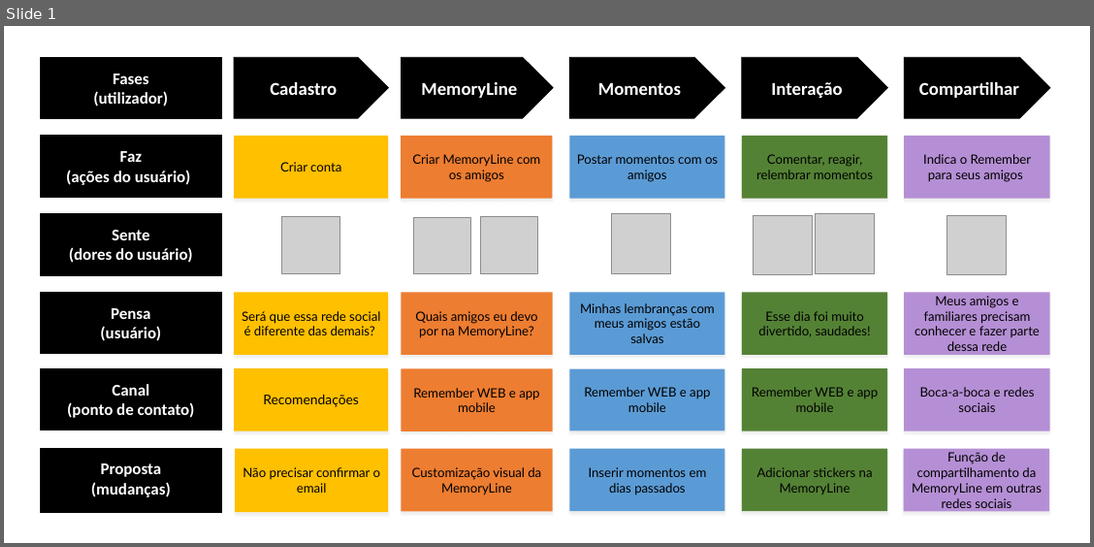
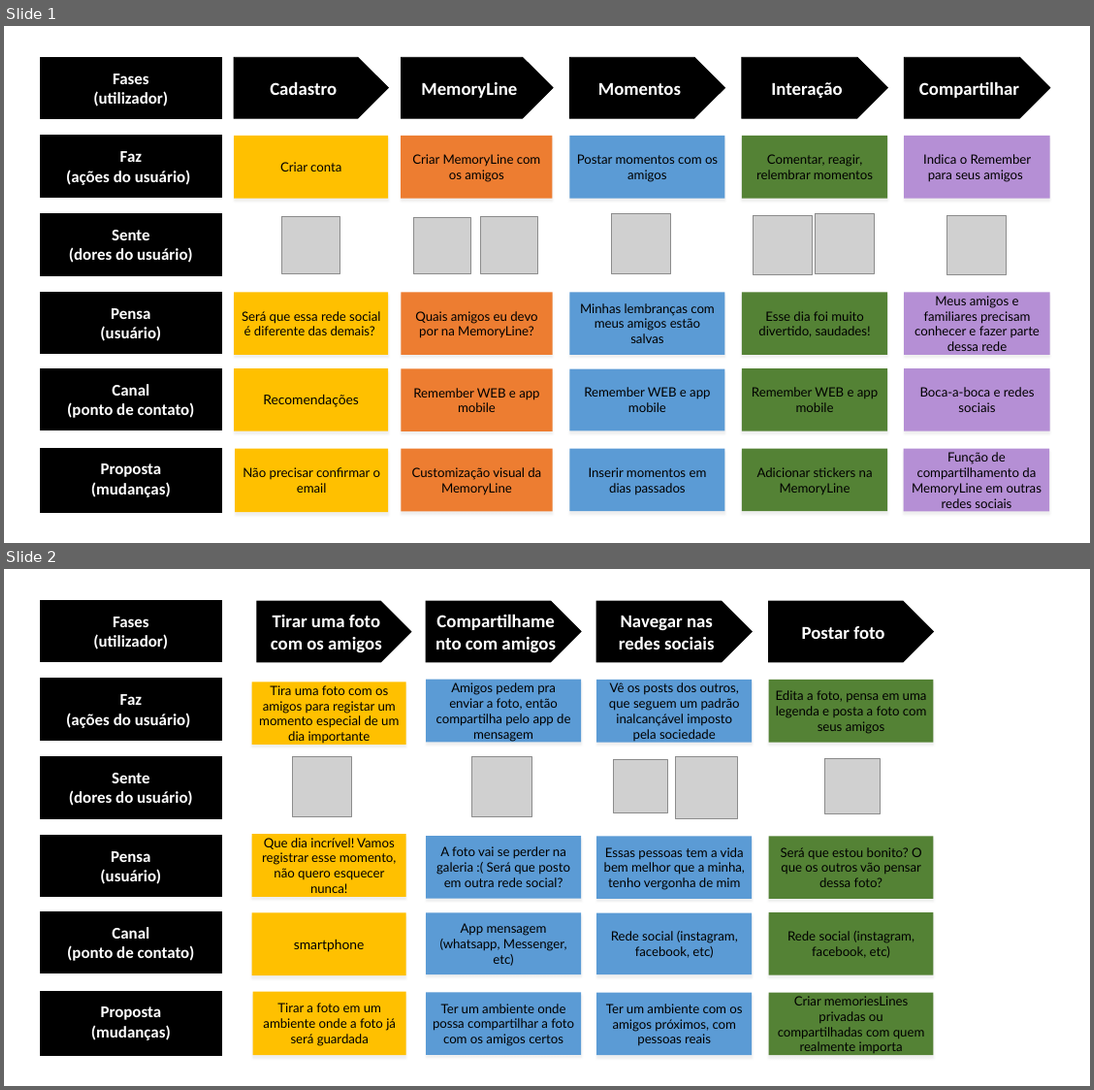
Before and after one commit to YudiG12/hxh-etc, a slide deck: JornadaUsuarioRemember.pptx. Shown one above the other, each under a label of ours: slide 1 before the commit, slides 1 and 2 after it. The pictures are 1094x547 and 1094x1090 pixels, drawn with LibreOffice and Linux fonts; fonts in the diff are those of the drawing; grey boxes stand for pictures. Boxes give left, top, right and bottom in pixels: in the first picture for what was removed or moved away, otherwise in the second. Text is boxed around its words. In the diff, an @@ line names an element or a change of style, - is before the commit and + after.

Commit message:
jornada

```diff
--- a/JornadaUsuarioRemember.pptx
+++ b/JornadaUsuarioRemember.pptx
@@ slide 2 added at box(4, 569, 1090, 1086), background #FFFFFF @@
@@ pentagon arrow added at box(257, 601, 411, 662), fill #000000, outline #000000 1 pt, 19.1 pt, text #FFFFFF, bold @@
+Tirar uma foto com os amigos
@@ pentagon arrow added at box(426, 601, 581, 662), fill #000000, outline #000000 1 pt, 19.1 pt, text #FFFFFF, bold @@
+Compartilhamento com amigos
@@ pentagon arrow added at box(597, 601, 752, 662), fill #000000, outline #000000 1 pt, 19.1 pt, text #FFFFFF, bold @@
+Navegar nas redes sociais
@@ pentagon arrow added at box(769, 601, 934, 662), fill #000000, outline #000000 1 pt, 19.1 pt, text #FFFFFF, bold @@
+Postar foto
@@ rectangle added at box(252, 682, 407, 745), fill #FFC000, 13.3 pt, text #000000 @@
+Tira uma foto com os amigos para registar um momento especial de um dia importante
@@ rectangle added at box(426, 680, 581, 742), fill #5B9BD5, 13.3 pt, text #000000 @@
+Amigos pedem pra enviar a foto, então compartilha pelo app de mensagem
@@ rectangle added at box(597, 680, 752, 742), fill #5B9BD5, 13.3 pt, text #000000 @@
+Vê os posts dos outros, que seguem um padrão inalcançável imposto pela sociedade
@@ rectangle added at box(769, 680, 934, 742), fill #548235, 13.3 pt, text #000000 @@
+Edita a foto, pensa em uma legenda e posta a foto com seus amigos
@@ picture added at box(292, 757, 351, 816) @@
@@ picture added at box(473, 756, 533, 816) @@
@@ picture added at box(614, 759, 667, 813) @@
@@ picture added at box(676, 756, 737, 818) @@
@@ picture added at box(825, 758, 879, 813) @@
@@ rectangle added at box(252, 835, 407, 897), fill #FFC000, 13.3 pt, text #000000 @@
+Que dia incrível! Vamos registrar esse momento, não quero esquecer nunca!
@@ rectangle added at box(426, 836, 581, 899), fill #5B9BD5, 13.3 pt, text #000000 @@
+A foto vai se perder na galeria :( Será que posto em outra rede social?
@@ rectangle added at box(597, 836, 752, 899), fill #5B9BD5, 13.3 pt, text #000000 @@
+Essas pessoas tem a vida bem melhor que a minha, tenho vergonha de mim
@@ rectangle added at box(769, 836, 934, 899), fill #548235, 13.3 pt, text #000000 @@
+Será que estou bonito? O que os outros vão pensar dessa foto?
@@ rectangle added at box(252, 913, 407, 976), fill #FFC000, 14 pt, text #000000 @@
+smartphone
@@ rectangle added at box(426, 913, 581, 975), fill #5B9BD5, 13.3 pt, text #000000 @@
+App mensagem (whatsapp, Messenger, etc)
@@ rectangle added at box(597, 913, 752, 975), fill #5B9BD5, 13.3 pt, text #000000 @@
+Rede social (instagram, facebook, etc)
@@ rectangle added at box(769, 912, 934, 975), fill #548235, 13.3 pt, text #000000 @@
+Rede social (instagram, facebook, etc)
@@ rectangle added at box(253, 992, 407, 1055), fill #FFC000, 13.3 pt, text #000000 @@
+Tirar a foto em um ambiente onde a foto já será guardada
@@ rectangle added at box(426, 993, 581, 1055), fill #5B9BD5, 13.3 pt, text #000000 @@
+Ter um ambiente onde possa compartilhar a foto com os amigos certos
@@ rectangle added at box(597, 993, 752, 1055), fill #5B9BD5, 13.3 pt, text #000000 @@
+Ter um ambiente com os amigos próximos, com pessoas reais
@@ rectangle added at box(769, 993, 934, 1055), fill #548235, 13.3 pt, text #000000 @@
+Criar memoriesLines privadas ou compartilhadas com quem realmente importa
@@ group added at box(41, 600, 222, 1055): 6 rectangles, 6 texts @@
+Fases
+(utilizador)
+Faz
+(ações do usuário))
+Sente
+(dores do usuário)
+Pensa
+(usuário)
+Canal
+(ponto de contato)
+Proposta
+(mudanças)
```
